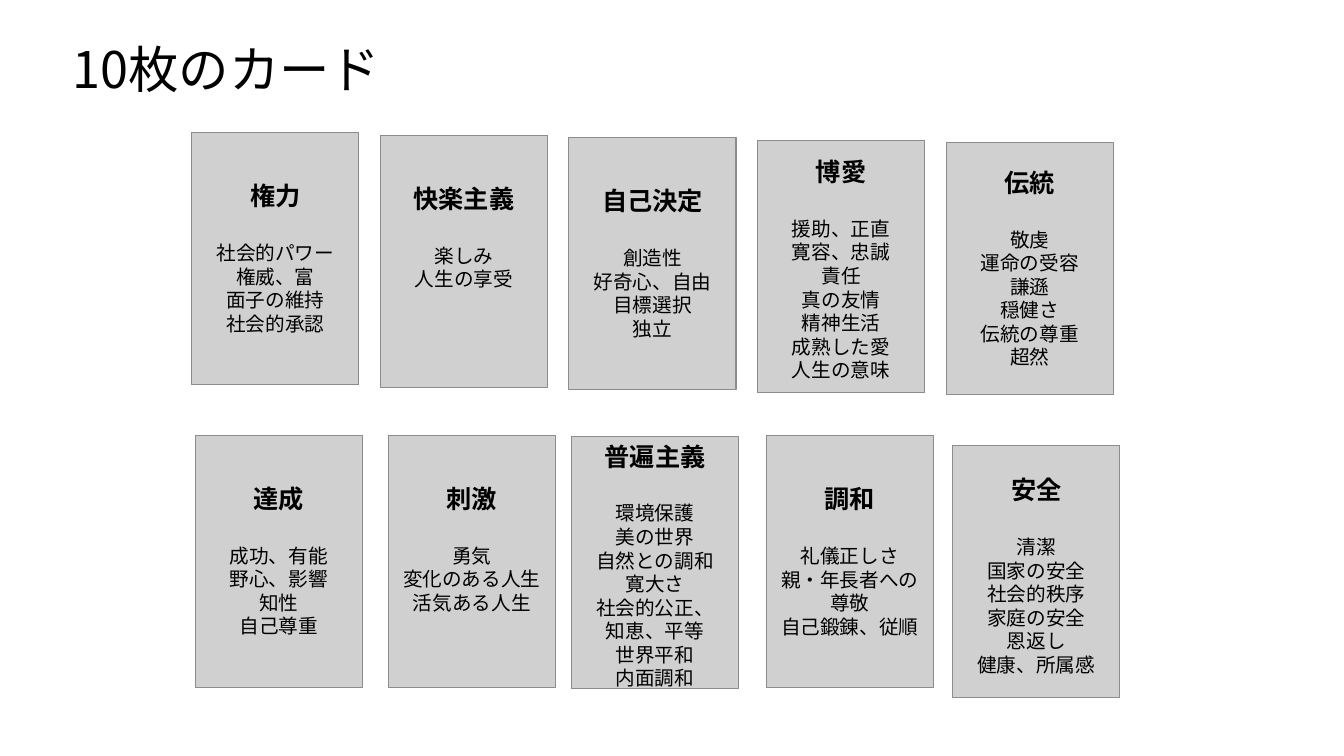
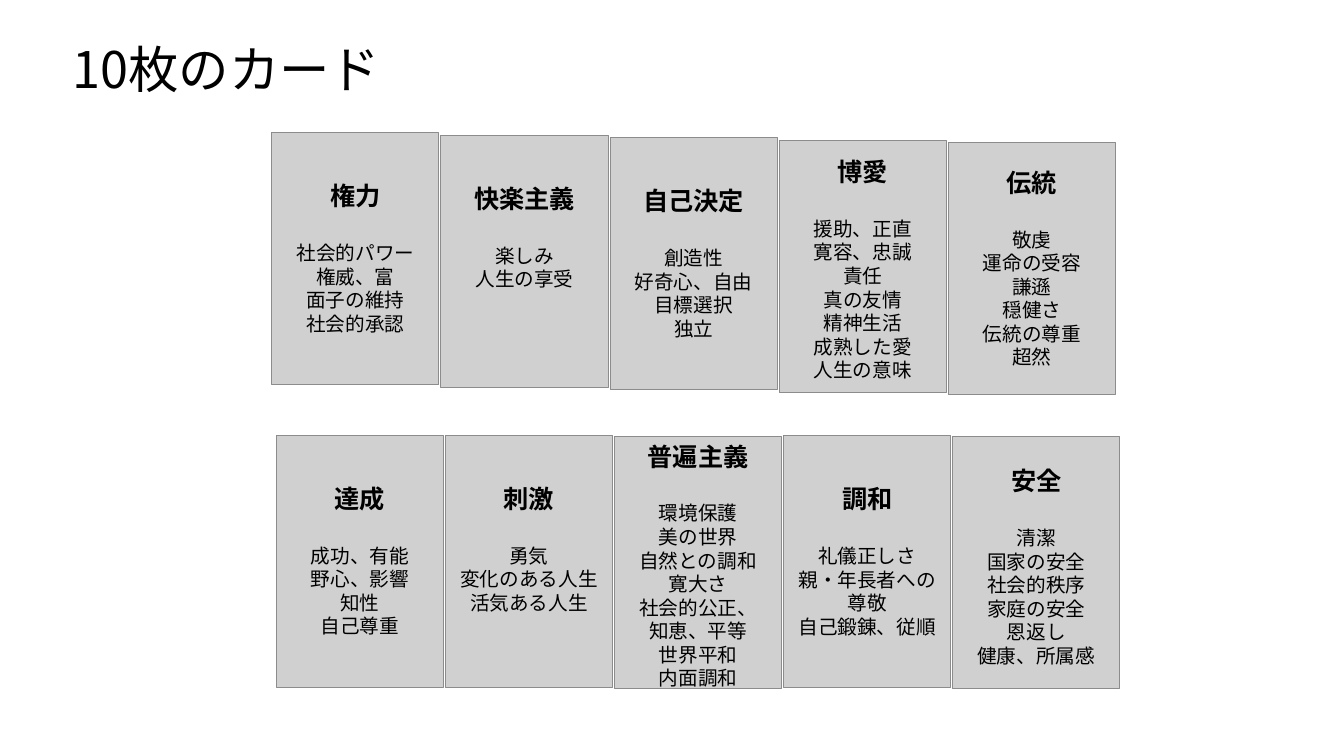
Before and after one commit to warumonogakari/warumono, a slide deck: slide 3 of ValueCard/SchwartzValueCardGameOnline/OriginalData.pptx. Drawn at 1344x756 pixels with LibreOffice and Linux fonts; fonts in the diff are those of the drawing; grey boxes stand for pictures. Boxes give left, top, right and bottom in pixels: in the first picture for what was removed or moved away, otherwise in the second. Text is boxed around its words. In the diff, an @@ line names an element or a change of style, - is before the commit and + after.

```diff
--- a/ValueCard/SchwartzValueCardGameOnline/OriginalData.pptx
+++ b/ValueCard/SchwartzValueCardGameOnline/OriginalData.pptx
@@ picture: place and size @@
-picture at [569,138,736,390]
+picture at [610,138,777,390]
@@ picture: place and size @@
-picture at [757,140,925,392]
+picture at [779,140,947,392]
@@ 2 pictures, 2 texts: place and size @@
-2 pictures, 2 texts at [380,135,556,688]
+2 pictures, 2 texts at [441,135,613,688]
@@ text "博愛": place and size @@
-text "博愛" at [792,159,890,379]
+text "博愛" at [814,159,912,379]
@@ text "伝統" rewrapped from [981,230,1079,366] to [983,170,1081,366] @@
@@ text "自己決定": place and size @@
-text "自己決定" at [594,188,712,338]
+text "自己決定" at [635,188,753,338]
@@ picture: place and size @@
-picture at [572,437,739,689]
+picture at [615,437,782,689]
@@ text "普遍主義": place and size @@
-text "普遍主義" at [596,444,714,691]
+text "普遍主義" at [639,444,757,691]
@@ picture: place and size @@
-picture at [766,436,934,688]
+picture at [783,436,951,688]
@@ picture: place and size @@
-picture at [953,446,1120,698]
+picture at [953,437,1120,689]
@@ 2 pictures, 2 texts: place and size @@
-2 pictures, 2 texts at [192,133,363,688]
+2 pictures, 2 texts at [272,133,444,688]
@@ text "調和": place and size @@
-text "調和" at [781,487,918,636]
+text "調和" at [798,487,935,636]
@@ text "安全": place and size @@
-text "安全" at [977,477,1095,674]
+text "安全" at [977,468,1095,665]
```
Also in this commit, not shown: 16 other files.
